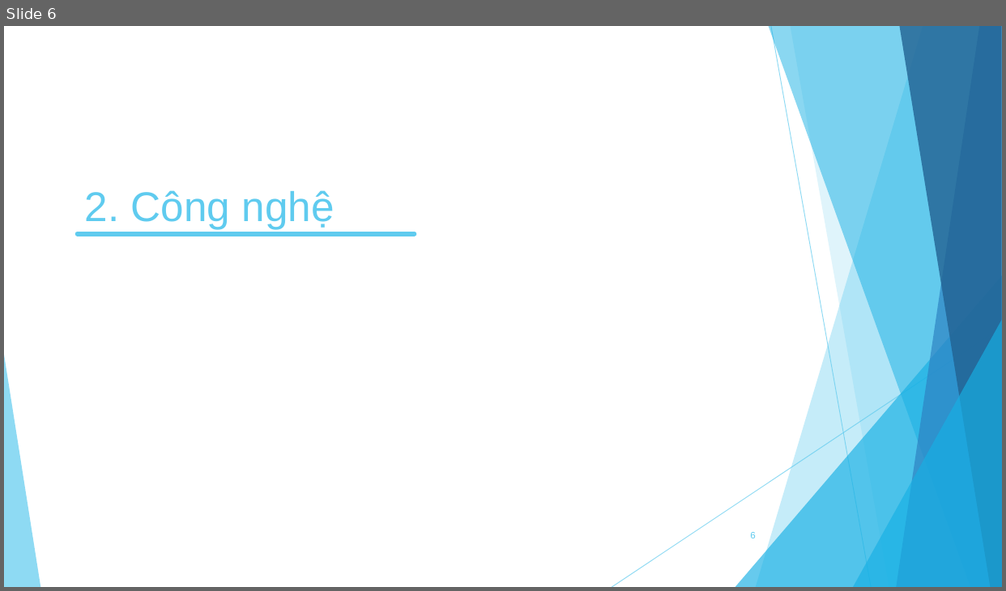
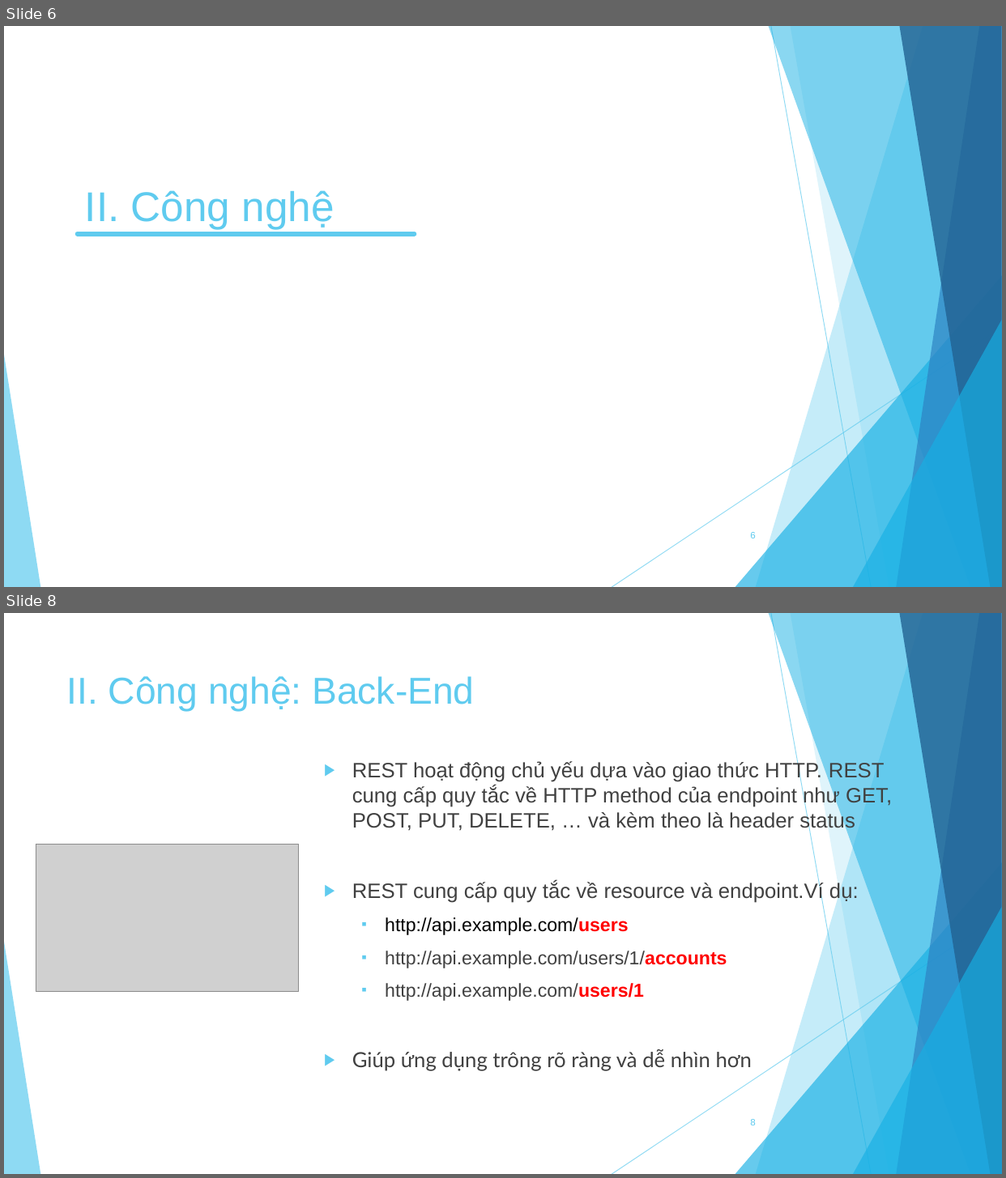
Before and after one commit to DuyK13/Rent-car-project, a slide deck: Tai_Lieu/Nhom14_KhoaLuan_Slide.pptx. Shown one above the other, each under a label of ours: slide 6 before the commit, slides 6 and 8 after it; the slides between them are not shown. The pictures are 1006x591 and 1006x1178 pixels, drawn with LibreOffice and Linux fonts; fonts in the diff are those of the drawing; grey boxes stand for pictures. Boxes give left, top, right and bottom in pixels: in the first picture for what was removed or moved away, otherwise in the second. Text is boxed around its words. In the diff, an @@ line names an element or a change of style, - is before the commit and + after.

```diff
--- a/Tai_Lieu/Nhom14_KhoaLuan_Slide.pptx
+++ b/Tai_Lieu/Nhom14_KhoaLuan_Slide.pptx
@@ slide 8 added at (x1=4, y1=613, x2=1002, y2=1174), background #FFFFFF; not listed: 10 template elements that a slide beside it also shows @@
@@ title added at (x1=67, y1=676, x2=474, y2=712), 36 pt, text #5FCBEF @@
+II. Công nghệ: Back-End
@@ text added at (x1=352, y1=760, x2=892, y2=1071), 20 pt, text #404040 @@
+▶ REST hoạt động chủ yếu dựa vào giao thức HTTP. REST cung cấp quy tắc về HTTP method của endpoint như GET, POST, PUT, DELETE, … và kèm theo là header status
+▶ REST cung cấp quy tắc về resource và endpoint.Ví dụ:
+  ▪ http://api.example.com/users
+  ▪ http://api.example.com/users/1/accounts
+  ▪ http://api.example.com/users/1
+▶ Giúp ứng dụng trông rõ ràng và dễ nhìn hơn
@@ picture added at (x1=36, y1=845, x2=299, y2=992) @@
@@ page number added at (x1=750, y1=1119, x2=755, y2=1126), 9 pt, text #5FCBEF @@
+8
@@ slide 6 changed as well @@
@@ title at (x1=85, y1=190, x2=334, y2=229): text changed @@
-2. Công nghệ
+II. Công nghệ
```
Also in this commit, not shown: 9 other slides changed, 12 other slides added, 6 slides removed, 14 other files.
